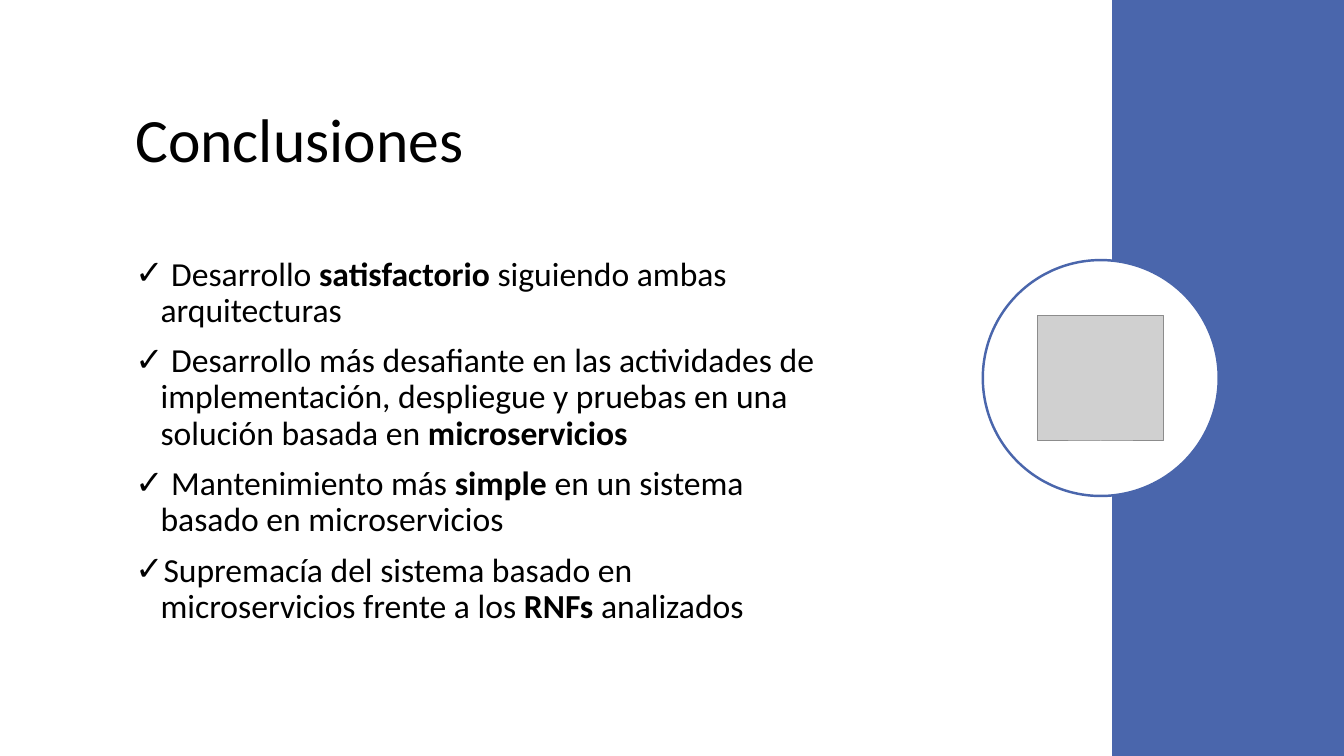
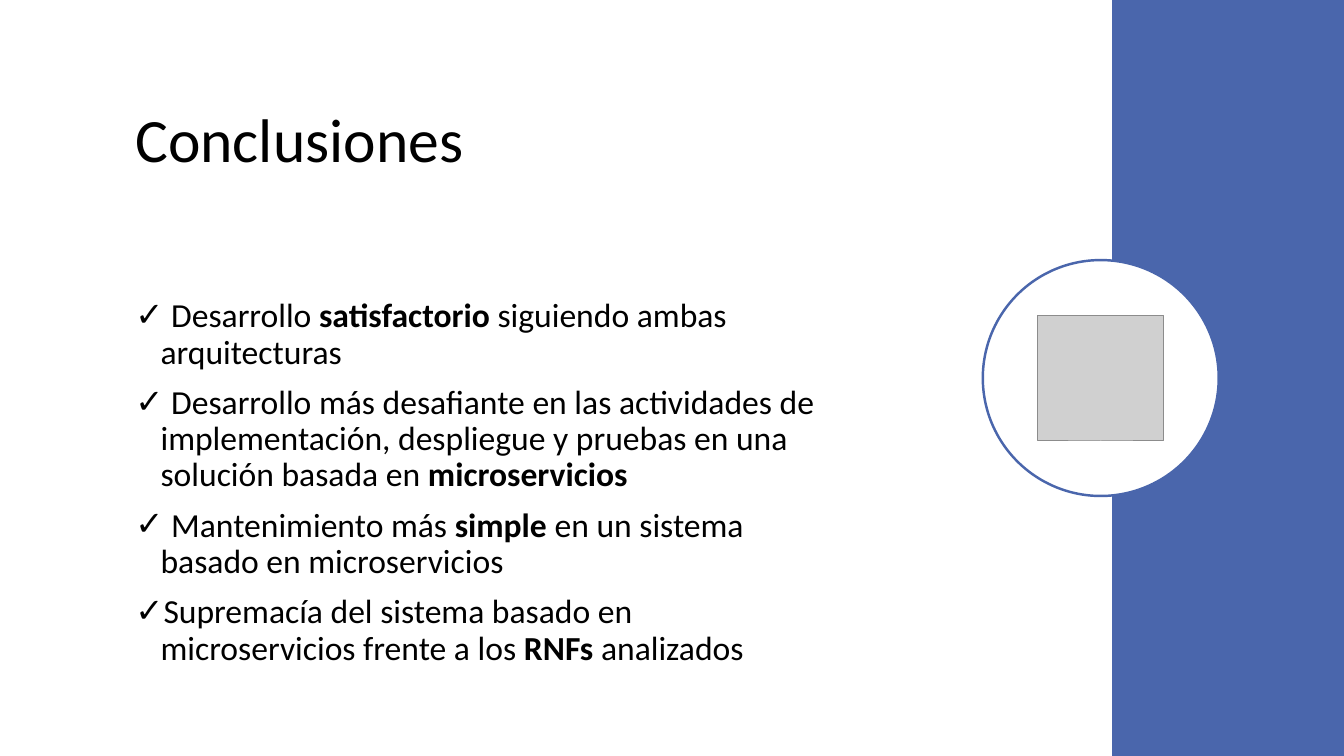
Before and after one commit to VictorIranzo/TFG_Microservices, a slide deck: slide 33 of Trabajo/Presentación/Desarrollo de software basado en microservicios.pptx (slide 31 before the commit). Drawn at 1344x756 pixels with LibreOffice and Linux fonts; fonts in the diff are those of the drawing; grey boxes stand for pictures. Boxes give left, top, right and bottom in pixels: in the first picture for what was removed or moved away, otherwise in the second. Text is boxed around its words. In the diff, an @@ line names an element or a change of style, - is before the commit and + after.

```diff
--- a/Trabajo/Presentación/Desarrollo de software basado en microservicios.pptx
+++ b/Trabajo/Presentación/Desarrollo de software basado en microservicios.pptx
@@ text "Desarrollo satisfactorio siguiendo ambas arquitecturas": place and size @@
-text "Desarrollo satisfactorio siguiendo ambas arquitecturas" at (161, 262, 814, 619)
+text "Desarrollo satisfactorio siguiendo ambas arquitecturas" at (161, 303, 814, 661)
```
Also in this commit, not shown: 14 other slides changed, 14 slides added, 4 slides removed, 12 other files.
